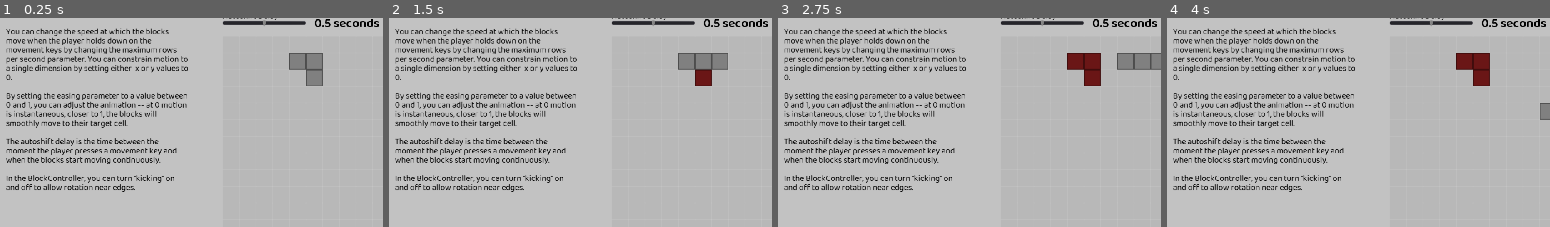
Above: before the commit, frames 1-4 (left to right).
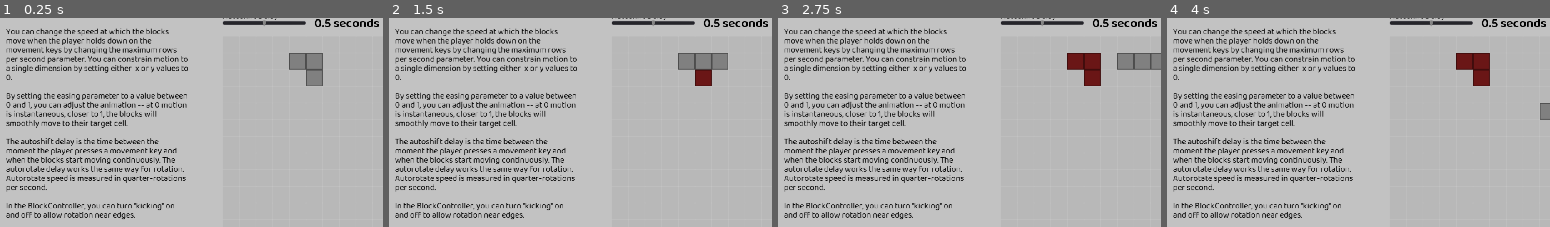
Above: after the commit, the same moments.

Repository: jmpelletier/GRP-Falling-Blocks
Game: Godot game, scene res://Scenes/Demos/BlockControlDemo.tscn
The game is run twice, just before and just after one commit, with the same random seed, the same clock (stepped at 60 frames per second) and the same inputs. The project has no main scene, so this scene is started directly.
Inputs:
- Up to frame 1 (0.25 s): no input
- Up to frame 2 (1.5 s): click "Dump blocks" at 0.5 s; click "Spawn" at 1.25 s
- Up to frame 3 (2.75 s): tap Enter at 2 s; hold Right (move_right) from 2.03 s (still down); hold X (rotate_clockwise) from 2.03 s (still down); tap Z (rotate_counterclockwise) at 2.3 s
- Up to frame 4 (4 s): release Right (move_right) at 2.78 s; release X (rotate_clockwise) at 2.78 s; hold Down (move_down) 2.78-3.53 s; tap Z (rotate_counterclockwise) at 2.85, 3.8 s; tap X (rotate_clockwise) at 3.05 s; hold Right (move_right) from 3.53 s (still down); hold X (rotate_clockwise) from 3.53 s (still down)
The pictures show only the part of the screen within x 0-50%, y 15-65%; the shares and areas given below are measured in that part.

The runs differ from the first frame. In frame 1, 2.7% of the frame differs, in the area x 1-49%, y 66-97%; in frame 2, 2.7%; in frame 3, 2.7%; in frame 4, 2.7%.

Commit message:
Implemented auto rotation

Diff:
--- a/Scenes/Demos/BlockControlDemo.tscn
+++ b/Scenes/Demos/BlockControlDemo.tscn
@@ -65,6 +65,7 @@
 
 [node name="BlockController" parent="." instance=ExtResource( 2 )]
 position = Vector2( 800, 260 )
+autorotate_delay = 1.0
 
 [node name="UI" type="Control" parent="."]
 anchor_right = 1.0
@@ -187,7 +188,7 @@
 
 By setting the easing parameter to a value between 0 and 1, you can adjust the animation -- at 0 motion is instantaneous, closer to 1, the blocks will smoothly move to their target cell.
 
-The autoshift delay is the time between the moment the player presses a movement key and when the blocks start moving continuously.
+The autoshift delay is the time between the moment the player presses a movement key and when the blocks start moving continuously. The autorotate delay works the same way for rotation. Autorotate speed is measured in quarter-rotations per second.
 
 In the BlockController, you can turn \"kicking\" on and off to allow rotation near edges.
 "
--- a/Scripts/BlockController.gd
+++ b/Scripts/BlockController.gd
@@ -14,9 +14,15 @@
 # The maximum speed in cells per second for the x and y axes
 export var maximum_cells_per_second = Vector2(4, 4)
 
+# The rotation speed in quarter-turns per second
+export var autorotate_speed = 4
+
 # When the player keeps a movement key press, wait for this amount of seconds
 # before moving to the next cell
 export var autoshift_delay = 0.5
+
+# The same as autoshift_delay but for rotation
+export var autorotate_delay = 0.5
 
 # When "kicking" is allowed, the blocks are translated to allow rotation when
 # it would otherwise be blocked
@@ -32,6 +38,7 @@
 var target_position:Vector2
 var autoshift_motion = Vector2.ZERO
 var autoshift_wait_time = 0
+var autorotate_wait_time = 0
 
 # Move by the specified number of cells
 func move(x_cells:int, y_cells:int):
@@ -225,12 +232,25 @@
 	var rotation_rad = 0
 	if Input.is_action_just_pressed("rotate_clockwise"):
 		rotation_rad =  PI * 0.5
+		autorotate_wait_time = 0
 	elif Input.is_action_just_pressed("rotate_counterclockwise"):
 		rotation_rad = PI * -0.5
+		autorotate_wait_time = 0
 
 	if rotation_rad != 0:
 		_rotate_blocks(rotation_rad)
 		rotation_rad = 0
+	else:
+		if Input.is_action_pressed("rotate_clockwise"):
+			rotation_rad =  PI * 0.5
+		elif Input.is_action_pressed("rotate_counterclockwise"):
+			rotation_rad = PI * -0.5
+		if rotation_rad != 0:
+			autorotate_wait_time += delta
+			if autorotate_wait_time >= autorotate_delay:
+				_rotate_blocks(rotation_rad)
+				if autorotate_delay > 0:
+					autorotate_wait_time -= 1.0 / autorotate_speed
 
 # Called every frame. 'delta' is the elapsed time since the previous frame.
 func _process(delta):
